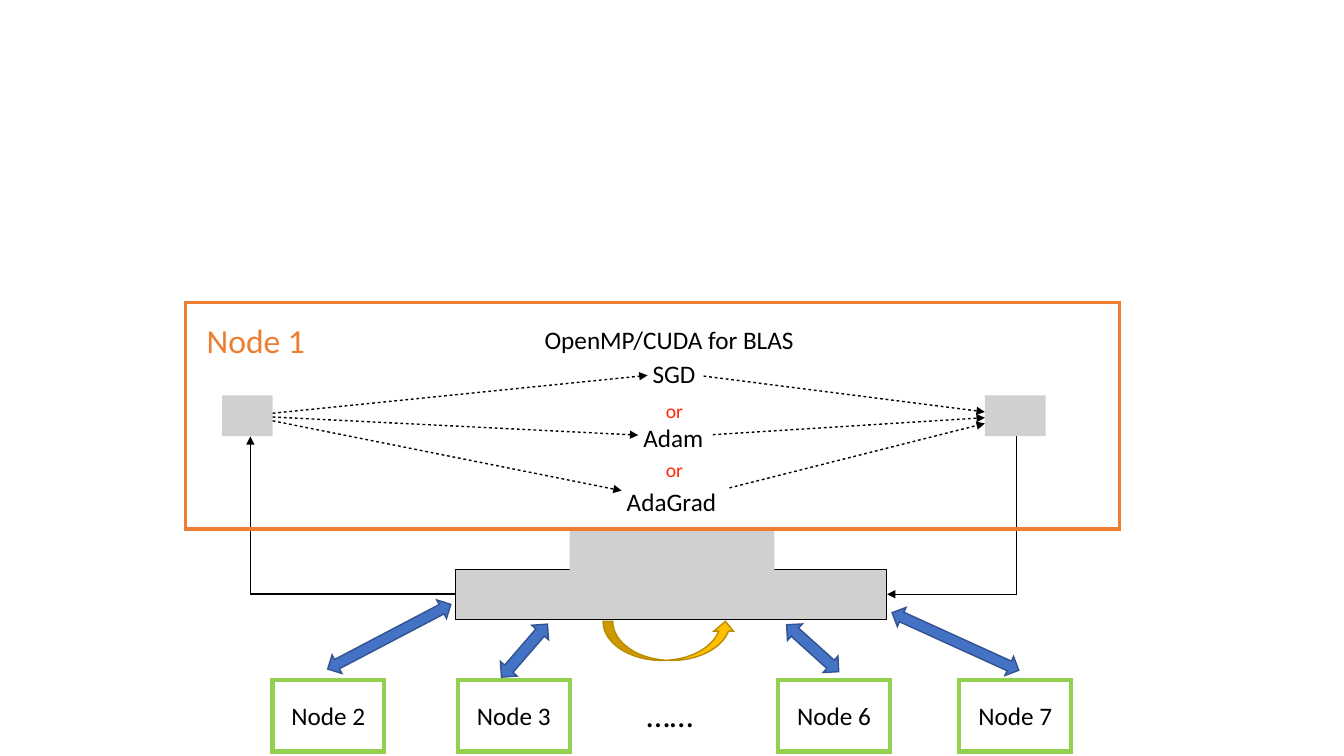
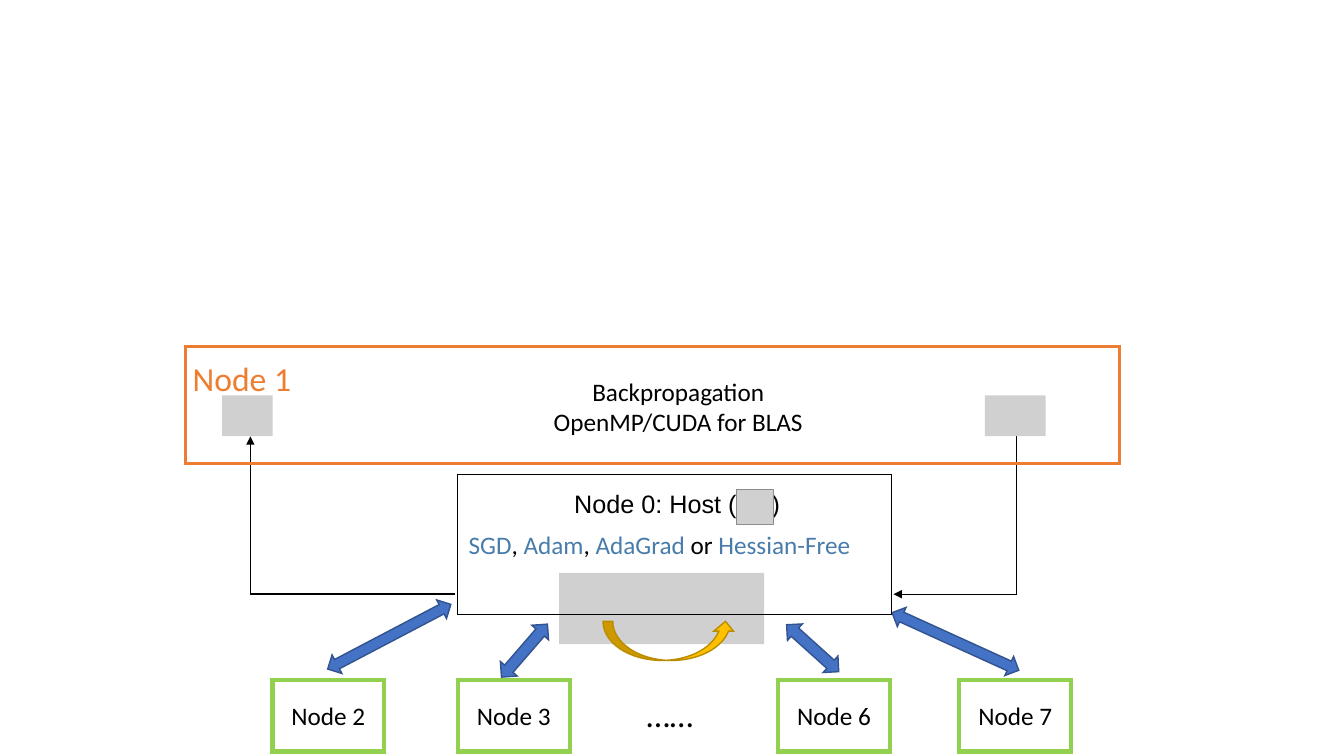
Before and after one commit to jeffrey6557/CS205-Parallel-Computing-Project, a slide deck: slide 1 of other/flow chart_2.pptx. Drawn at 1344x756 pixels with LibreOffice and Linux fonts; fonts in the diff are those of the drawing; grey boxes stand for pictures. Boxes give left, top, right and bottom in pixels: in the first picture for what was removed or moved away, otherwise in the second. Text is boxed around its words. In the diff, an @@ line names an element or a change of style, - is before the commit and + after.

```diff
--- a/other/flow chart_2.pptx
+++ b/other/flow chart_2.pptx
@@ rectangle: place and size @@
-rectangle at bbox=[186, 302, 1120, 529]
+rectangle at bbox=[186, 347, 1120, 464]
@@ text "Node 1" rewrapped from bbox=[207, 329, 305, 354] to bbox=[193, 367, 291, 400] @@
@@ freeform shape removed at bbox=[273, 375, 648, 413] @@
@@ text "Backpropagation": place and size @@
-text "Backpropagation" at bbox=[545, 331, 793, 353]
+text "Backpropagation" at bbox=[554, 383, 802, 435]
@@ text at bbox=[592, 383, 764, 406]: paragraph added @@
+Backpropagation
@@ text removed at bbox=[653, 366, 696, 383] @@
-SGD
@@ freeform shape removed at bbox=[704, 376, 985, 412] @@
@@ freeform shape removed at bbox=[273, 417, 639, 436] @@
@@ text at bbox=[554, 413, 802, 435]: alignment left to centre @@
@@ text removed at bbox=[666, 408, 683, 418] @@
-or
@@ freeform shape removed at bbox=[713, 417, 985, 435] @@
@@ freeform shape removed at bbox=[273, 421, 622, 491] @@
@@ text removed at bbox=[643, 429, 703, 448] @@
-Adam
@@ freeform shape removed at bbox=[730, 423, 985, 488] @@
@@ freeform shape: place and size @@
-freeform shape at bbox=[887, 435, 1017, 595]
+freeform shape at bbox=[894, 434, 1017, 594]
@@ rectangle added at bbox=[458, 475, 892, 615], outline #000000 1 pt @@
@@ text removed at bbox=[666, 467, 683, 477] @@
-or
@@ text added at bbox=[574, 494, 721, 514], 18 pt, text #000000 @@
+Node 0: Host ( )
@@ text removed at bbox=[627, 493, 716, 511] @@
-AdaGrad
@@ picture added at bbox=[737, 489, 773, 524] @@
@@ text added at bbox=[469, 536, 850, 557], 18 pt, text #497CAA @@
+SGD, Adam, AdaGrad or Hessian-Free
@@ picture removed at bbox=[456, 570, 887, 619] @@
@@ picture: place and size @@
-picture at bbox=[570, 528, 774, 600]
+picture at bbox=[560, 573, 764, 644]
```
Also in this commit, not shown: 2 other files.
